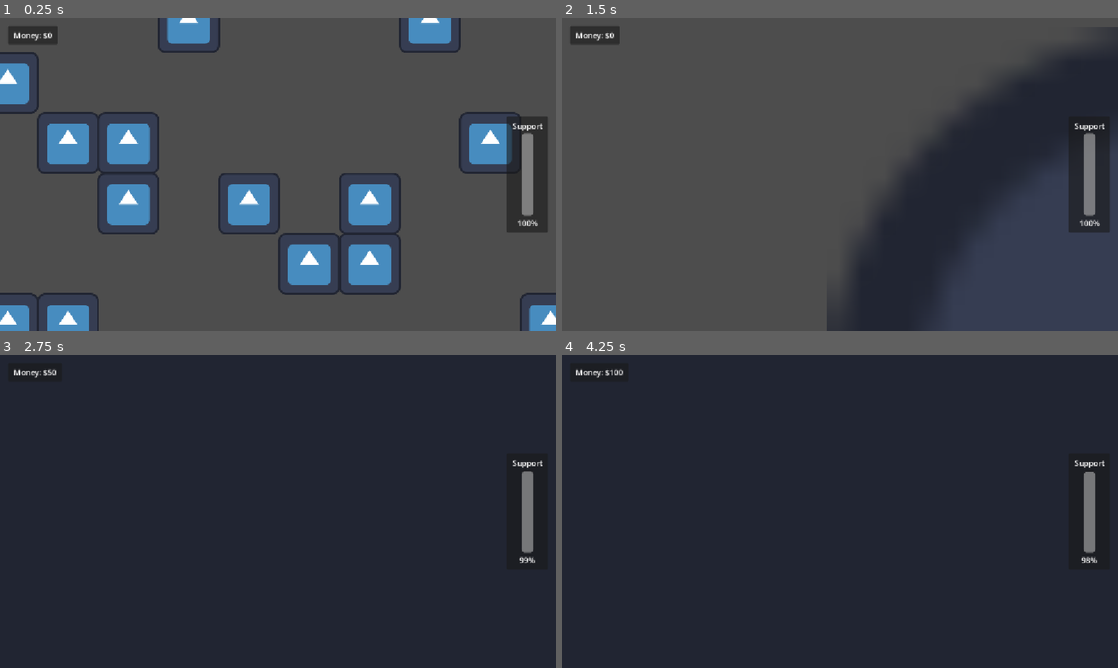
Above: before the commit, frames 1-4 (two rows, left to right).
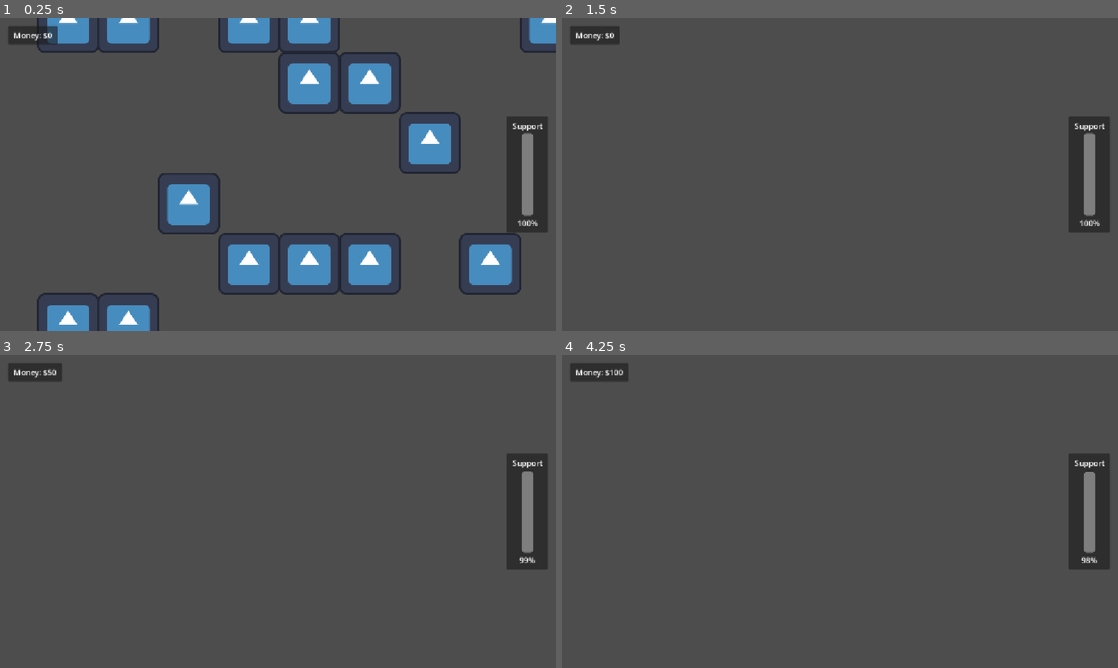
Above: after the commit, the same moments.

Repository: vini-44/cascadia-bounce-back
Game: Godot game, scene res://scenes/world_map.tscn
Two runs of this game, one before a commit and one after it. Both use one fixed random seed, a clock stepped at 60 frames per second and the inputs below. This scene is started directly instead of the project's main scene. The engine's default icon, where the game draws it, is replaced by a stand-in: a white triangle on a blue panel in a dark square.
Inputs:
- Up to frame 1 (0.25 s): no input
- Up to frame 2 (1.5 s): tap Enter at 0.5 s; hold Right (ui_right) 0.53-1.28 s; hold Q (Zoom in) 0.53-1.28 s; hold Down (ui_down) from 1.28 s (still down); tap E (Zoom out) at 1.35 s
- Up to frame 3 (2.75 s): release Down (ui_down) at 2.03 s; hold Right (ui_right) from 2.03 s (still down); hold Q (Zoom in) from 2.03 s (still down)
- Up to frame 4 (4.25 s): tap Space at 2.75 s; release Right (ui_right) at 2.78 s; release Q (Zoom in) at 2.78 s; hold Up (ui_up) 2.78-3.53 s; tap E (Zoom out) at 2.85 s; tap Enter at 3.5 s; hold Left (ui_left) from 3.53 s (still down); hold Q (Zoom in) from 3.53 s (still down)

The runs differ from the first frame. In frame 1, 22% of the frame differs, in the area x 0-100%, y 0-100%; in frame 2, 21%; in frame 3, 97%; in frame 4, 97%.

Commit message:
moving things

Diff:
--- a/main_menu.tscn
+++ /dev/null
@@ -1,79 +0,0 @@
-[gd_scene format=3 uid="uid://svgx4ewpsiqm"]
-
-[ext_resource type="Script" path="res://scripts/button_1.gd" id="1_7c7m4"]
-[ext_resource type="Script" path="res://scripts/play_button.gd" id="2_7vrkn"]
-[ext_resource type="Script" path="res://scripts/settings_button.gd" id="3_fu7sn"]
-[ext_resource type="Script" uid="uid://83mb0mqmi6of" path="res://scripts/quit_button.gd" id="4_glbon"]
-[ext_resource type="Script" path="res://scripts/settings_panel.gd" id="4_jix8l"]
-
-[node name="Control" type="Control" unique_id=913363199]
-layout_mode = 3
-anchors_preset = 15
-anchor_right = 1.0
-anchor_bottom = 1.0
-grow_horizontal = 2
-grow_vertical = 2
-
-[node name="Button" type="Button" parent="." unique_id=1806677759]
-layout_mode = 0
-offset_left = 881.0
-offset_top = 490.0
-offset_right = 1149.0
-offset_bottom = 641.0
-text = "Button"
-script = ExtResource("1_7c7m4")
-
-[node name="ButtonPlay" type="Button" parent="." unique_id=523147670]
-layout_mode = 0
-offset_left = 67.0
-offset_top = 195.0
-offset_right = 372.0
-offset_bottom = 295.0
-theme_override_colors/font_color = Color(0.34452695, 0.5674738, 0.5632656, 1)
-theme_override_font_sizes/font_size = 50
-text = "PLAY"
-script = ExtResource("2_7vrkn")
-
-[node name="RichTextLabel" type="RichTextLabel" parent="." unique_id=1566745189]
-layout_mode = 0
-offset_left = 54.0
-offset_top = 33.0
-offset_right = 384.0
-offset_bottom = 182.0
-theme_override_font_sizes/normal_font_size = 50
-theme_override_font_sizes/bold_font_size = 50
-theme_override_font_sizes/bold_italics_font_size = 50
-theme_override_font_sizes/italics_font_size = 50
-theme_override_font_sizes/mono_font_size = 50
-text = "Cascadia"
-horizontal_alignment = 1
-vertical_alignment = 1
-
-[node name="ButtonSettings" type="Button" parent="." unique_id=1056703984]
-layout_mode = 0
-offset_left = 67.0
-offset_top = 307.0
-offset_right = 372.0
-offset_bottom = 403.0
-theme_override_colors/font_color = Color(0.34452695, 0.5674738, 0.5632656, 1)
-theme_override_font_sizes/font_size = 50
-text = "SETTINGS"
-script = ExtResource("3_fu7sn")
-
-[node name="Settings" type="PopupPanel" parent="ButtonSettings" unique_id=1493214942]
-oversampling_override = 1.0
-title = "Settings"
-initial_position = 1
-size = Vector2i(1000, 500)
-script = ExtResource("4_jix8l")
-
-[node name="ButtonQuit" type="Button" parent="." unique_id=1697448990]
-layout_mode = 0
-offset_left = 67.0
-offset_top = 415.0
-offset_right = 372.0
-offset_bottom = 511.0
-theme_override_colors/font_color = Color(0.34452695, 0.5674738, 0.5632656, 1)
-theme_override_font_sizes/font_size = 50
-text = "QUIT"
-script = ExtResource("4_glbon")
--- a/quit_button.gd
+++ /dev/null
@@ -1,12 +0,0 @@
-extends Button
-
-
-# Called when the node enters the scene tree for the first time.
-func _ready() -> void:
-	pass # Replace with function body.
-
-
-# Called every frame. 'delta' is the elapsed time since the previous frame.
-func _pressed():
-	print("quit!")
-	get_tree().quit()
--- a/scenes/main_menu.tscn
+++ b/scenes/main_menu.tscn
@@ -1,13 +1,10 @@
-[gd_scene format=3 uid="uid://oe0qmt8fd1co"]
+[gd_scene format=3 uid="uid://svgx4ewpsiqm"]
 
-[ext_resource type="Script" uid="uid://b83pyq8nf5eu6" path="res://scripts/button_1.gd" id="1_7c7m4"]
-[ext_resource type="Script" uid="uid://dwj4md5dqv2e4" path="res://scripts/play_button.gd" id="2_7vrkn"]
-[ext_resource type="Script" uid="uid://b2up8iy8nw8nq" path="res://scripts/settings_button.gd" id="3_fu7sn"]
-[ext_resource type="Script" uid="uid://tnais2y7fy6s" path="res://quit_button.gd" id="4_glbon"]
-[ext_resource type="Script" uid="uid://btcr2xh7id48x" path="res://scripts/settings_panel.gd" id="4_jix8l"]
-[ext_resource type="Script" uid="uid://cvjpfuiq1qh8f" path="res://scripts/volume.gd" id="5_rtw2f"]
-
-[sub_resource type="Theme" id="Theme_qrx34"]
+[ext_resource type="Script" path="res://scripts/button_1.gd" id="1_7c7m4"]
+[ext_resource type="Script" path="res://scripts/play_button.gd" id="2_7vrkn"]
+[ext_resource type="Script" path="res://scripts/settings_button.gd" id="3_fu7sn"]
+[ext_resource type="Script" uid="uid://83mb0mqmi6of" path="res://scripts/quit_button.gd" id="4_glbon"]
+[ext_resource type="Script" path="res://scripts/settings_panel.gd" id="4_jix8l"]
 
 [node name="Control" type="Control" unique_id=913363199]
 layout_mode = 3
@@ -18,7 +15,6 @@
 grow_vertical = 2
 
 [node name="Button" type="Button" parent="." unique_id=1806677759]
-visible = false
 layout_mode = 0
 offset_left = 881.0
 offset_top = 490.0
@@ -69,17 +65,7 @@
 title = "Settings"
 initial_position = 1
 size = Vector2i(1000, 500)
-theme = SubResource("Theme_qrx34")
 script = ExtResource("4_jix8l")
-
-[node name="HSlider" type="HSlider" parent="ButtonSettings/Settings" unique_id=1050682460]
-offset_left = 4.0
-offset_top = 4.0
-offset_right = 996.0
-offset_bottom = 496.0
-max_value = 1.0
-step = 0.001
-script = ExtResource("5_rtw2f")
 
 [node name="ButtonQuit" type="Button" parent="." unique_id=1697448990]
 layout_mode = 0
--- /dev/null
+++ b/scenes/well_template.tscn
@@ -0,0 +1,9 @@
+[gd_scene format=3 uid="uid://34ovja2nt2bk"]
+
+[ext_resource type="Texture2D" uid="uid://c1gs7hnjlxd4b" path="res://icon.svg" id="1_3i221"]
+
+[node name="well" type="Node2D" unique_id=2044072898]
+
+[node name="well_texture" type="Sprite2D" parent="." unique_id=285521187]
+texture = ExtResource("1_3i221")
+flip_v = true
--- a/scenes/world_map.tscn
+++ b/scenes/world_map.tscn
@@ -1,17 +1,17 @@
-[gd_scene format=3 uid="uid://r45txnqo6j8m"]
+[gd_scene format=3 uid="uid://bcc0epdmljxij"]
 
-[ext_resource type="Script" uid="uid://1m0ry25xiiox" path="res://scenes/world_map_generate.gd" id="1_u82pb"]
+[ext_resource type="Script" uid="uid://1m0ry25xiiox" path="res://scripts/world.gd" id="1_u82pb"]
 [ext_resource type="Script" uid="uid://bpoc40q5e2vf3" path="res://scripts/player.gd" id="3_pls23"]
 [ext_resource type="Script" uid="uid://d3310jpvmp4lj" path="res://scripts/stats_hud.gd" id="3_stats"]
 
 [node name="World" type="Node2D" unique_id=843234056]
 script = ExtResource("1_u82pb")
+metadata/support = 100
+metadata/money = 0
 
 [node name="player" type="CharacterBody2D" parent="." unique_id=1351970569]
 process_mode = 3
 script = ExtResource("3_pls23")
-metadata/money = 0
-metadata/support = 100
 
 [node name="Camera2D" type="Camera2D" parent="player" unique_id=1863578224]
 
--- a/scripts/player.gd
+++ b/scripts/player.gd
@@ -1,10 +1,6 @@
 extends CharacterBody2D
 
-var tick = 0;
-var day = 0
-
 var zoom_factor = 0.1;
-
 
 func _physics_process(delta):
 	var input_direction = Input.get_vector("ui_left","ui_right","ui_up","ui_down")
@@ -20,25 +16,3 @@
 	if Input.is_action_pressed("Zoom out") and $Camera2D.zoom.x > 0.1 and $Camera2D.zoom.y > 0.1:
 		$Camera2D.zoom.x *= 1 - zoom_factor
 		$Camera2D.zoom.y *= 1 - zoom_factor
-
-func _process(delta: float) -> void:
-	if (tick == 120):
-		day_event()
-		day += 1;
-		tick = 0;
-	else:
-		tick += 1
-		#print(tick)
-
-func day_event() -> void:
-	print("day:")
-	print(day)
-
-	set_meta("money", get_meta("money") + 50)
-	set_meta("support", get_meta("support") - 1)
-
-	print("Money:")
-	print(get_meta("money"))
-
-	if (get_meta("support") == 0):
-		get_tree().change_scene_to_file("res://scenes/main_menu.tscn")
--- a/scripts/stats_hud.gd
+++ b/scripts/stats_hud.gd
@@ -3,6 +3,7 @@
 const Player = preload("res://scripts/player.gd")
 
 @export var player: Player
+
 
 @onready var money_label: Label = %MoneyLabel
 @onready var support_bar: ProgressBar = %SupportBar
@@ -17,10 +18,10 @@
 	_refresh_stats()
 
 func _refresh_stats() -> void:
-	var money_text := "Money: $%d" % player.get_meta("money")
+	var money_text := "Money: $%d" % owner.get_meta("money")
 	if money_label.text != money_text:
 		money_label.text = money_text
-	support_bar.value = player.get_meta("support")
+	support_bar.value = owner.get_meta("support")
 
 func _update_support_value(value: float) -> void:
 	support_value.text = "%d%%" % value
--- a/scenes/world_map_generate.gd
+++ b/scripts/world.gd
@@ -1,6 +1,11 @@
 extends Node2D
 
+var tick = 0;
+var day = 0
+
 var occupied_positions: Dictionary = {}
+var house_list: Array = [Node2D]
+
 const house_template = preload("res://scenes/house_template.tscn")
 var rng = RandomNumberGenerator.new()
 
@@ -20,5 +25,31 @@
 			house.name = str("House_", house_number)
 			house.global_position = grid_pos*grid_size
 			occupied_positions[grid_pos] = true
+
 			add_child(house)
+			house_list.append(house)
 			print("house made")
+
+	#print(house_list)
+
+func _process(delta: float) -> void:
+	if (tick == 120):
+		day_event()
+		day += 1;
+		tick = 0;
+	else:
+		tick += 1
+		#print(tick)
+
+func day_event() -> void:
+	print("day:")
+	print(day)
+
+	set_meta("money", get_meta("money") + 50)
+	set_meta("support", get_meta("support") - 1)
+
+	print("Money:")
+	print(get_meta("money"))
+
+	if (get_meta("support") == 0):
+		get_tree().change_scene_to_file("res://scenes/main_menu.tscn")
--- a/world_map.tscn
+++ /dev/null
@@ -1,14 +0,0 @@
-[gd_scene format=3 uid="uid://bcc0epdmljxij"]
-
-[ext_resource type="Texture2D" uid="uid://c1gs7hnjlxd4b" path="res://icon.svg" id="1_r63r8"]
-[ext_resource type="Script" path="res://camera_2d.gd" id="2_deu6t"]
-
-[node name="Node2D" type="Node2D" unique_id=843234056]
-
-[node name="Sprite2D" type="Sprite2D" parent="." unique_id=587355652]
-texture = ExtResource("1_r63r8")
-
-[node name="CharacterBody2D" type="CharacterBody2D" parent="." unique_id=1351970569]
-script = ExtResource("2_deu6t")
-
-[node name="Camera2D" type="Camera2D" parent="CharacterBody2D" unique_id=1863578224]
Not shown, removed: quit_button.gd.uid
Not shown, changed: scripts/quit_button.gd.uid
Renamed: scenes/world_map_generate.gd.uid -> scripts/world.gd.uid
